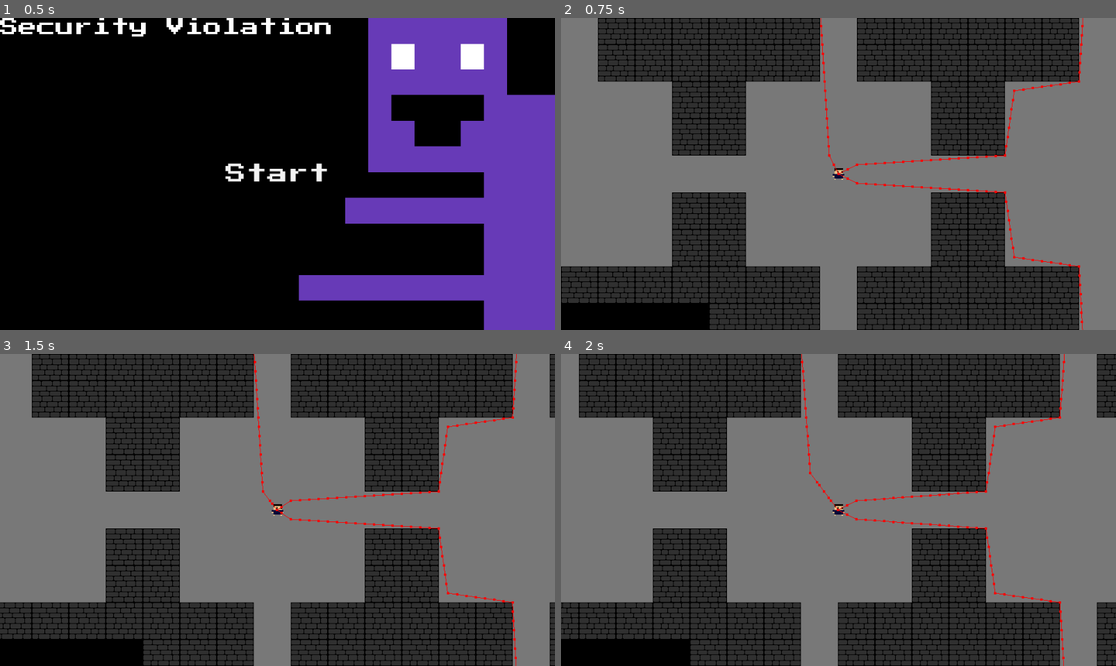
Above: before the commit, frames 1-4 (two rows, left to right).
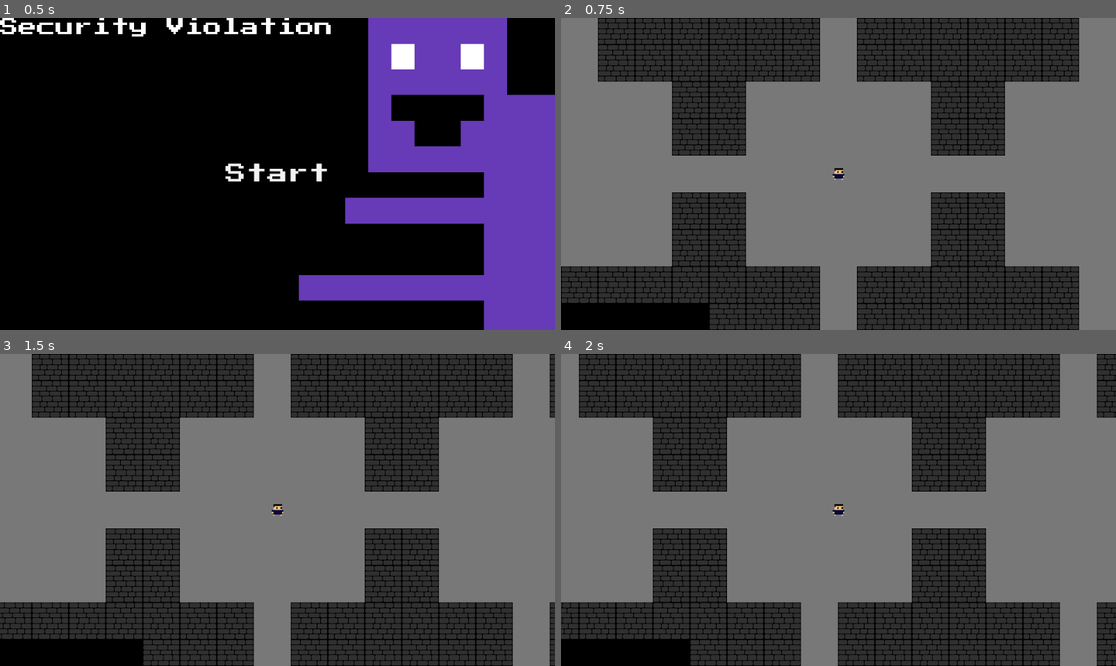
Above: after the commit, the same moments.

Repository: hoalex21/kyjam1
Game: Godot game, scene res://main_menu.tscn
Same seed, same stepped clock (60 frames per second), same inputs: the game is played once before the commit and once after it.
Inputs:
- Up to frame 1 (0.5 s): no input
- Up to frame 2 (0.75 s): click "Start" at 0.5 s
- Up to frame 3 (1.5 s): tap Enter at 1.25 s; hold D (right) from 1.28 s (still down)
- Up to frame 4 (2 s): keep holding D (right)

Frame 1 is identical in both runs. In frame 2, 0.7% of the frame differs, in the area x 46-95%, y 0-100%; in frame 3, 0.7%; in frame 4, 0.7%.

Commit message:
get purple guy collisions

Diff:
--- a/player.gd
+++ b/player.gd
@@ -28,3 +28,15 @@
 
 
 	move_and_slide()
+
+	for i in get_slide_collision_count():
+		var collision = get_slide_collision(i)
+		var collider = collision.get_collider()
+		var groups = collider.get_groups()
+		if "enemy" in groups:
+			print(die)
+			die()
+
+
+func die():
+	pass
--- a/purple_guy.tscn
+++ b/purple_guy.tscn
@@ -27,7 +27,7 @@
 "speed": 5.0
 }]
 
-[node name="PurpleGuy" type="CharacterBody2D"]
+[node name="PurpleGuy" type="CharacterBody2D" groups=["enemy"]]
 scale = Vector2(3, 3)
 collision_layer = 2
 collision_mask = 3
@@ -40,7 +40,6 @@
 
 [node name="NavigationAgent2D" type="NavigationAgent2D" parent="."]
 avoidance_enabled = true
-debug_enabled = true
 
 [node name="AnimatedSprite2D" type="AnimatedSprite2D" parent="."]
 scale = Vector2(1.25, 1.25)
